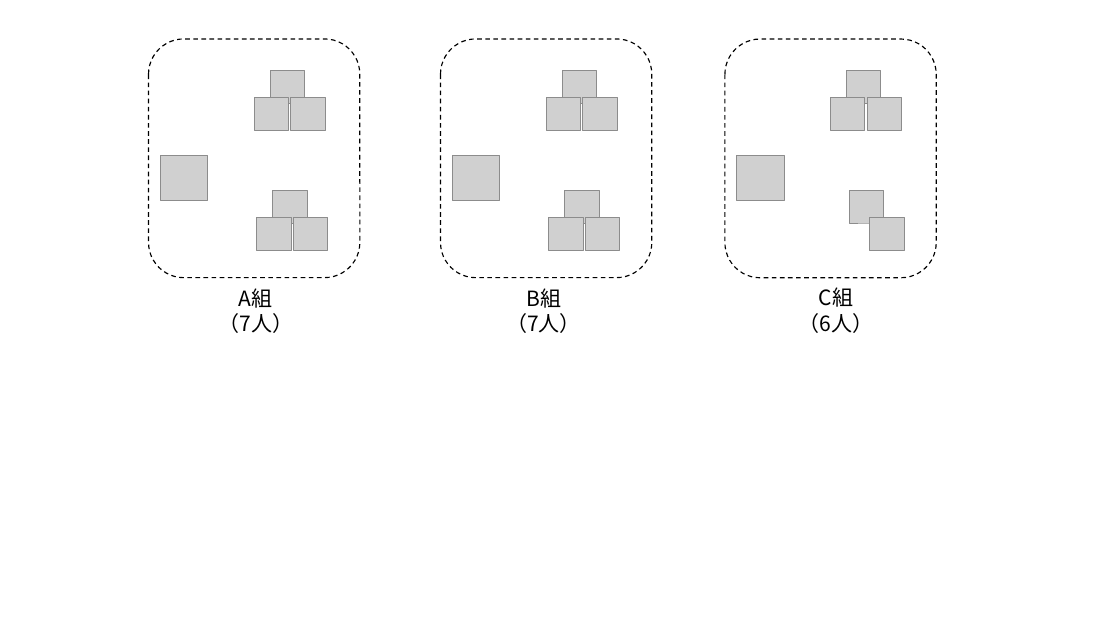
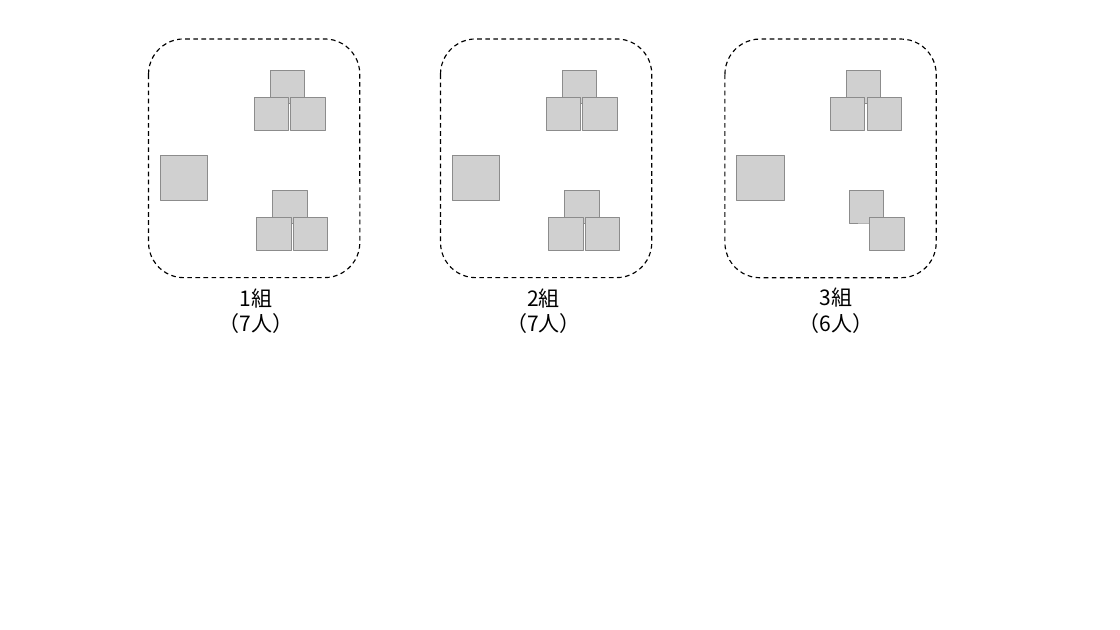
Before and after one commit to oyamadashin/remote, a slide deck: slide 12 of 図/図.pptx. Drawn at 1120x630 pixels with LibreOffice and Linux fonts; fonts in the diff are those of the drawing; grey boxes stand for pictures. Boxes give left, top, right and bottom in pixels: in the first picture for what was removed or moved away, otherwise in the second. Text is boxed around its words. In the diff, an @@ line names an element or a change of style, - is before the commit and + after.

```diff
--- a/図/図.pptx
+++ b/図/図.pptx
@@ text at (x1=239, y1=288, x2=272, y2=308): text changed @@
-A組
+1組
@@ text at (x1=527, y1=288, x2=560, y2=308): text changed @@
-B組
+2組
@@ text at (x1=820, y1=287, x2=853, y2=307): text changed @@
-C組
+3組
```
Also in this commit, not shown: 41 other files.
